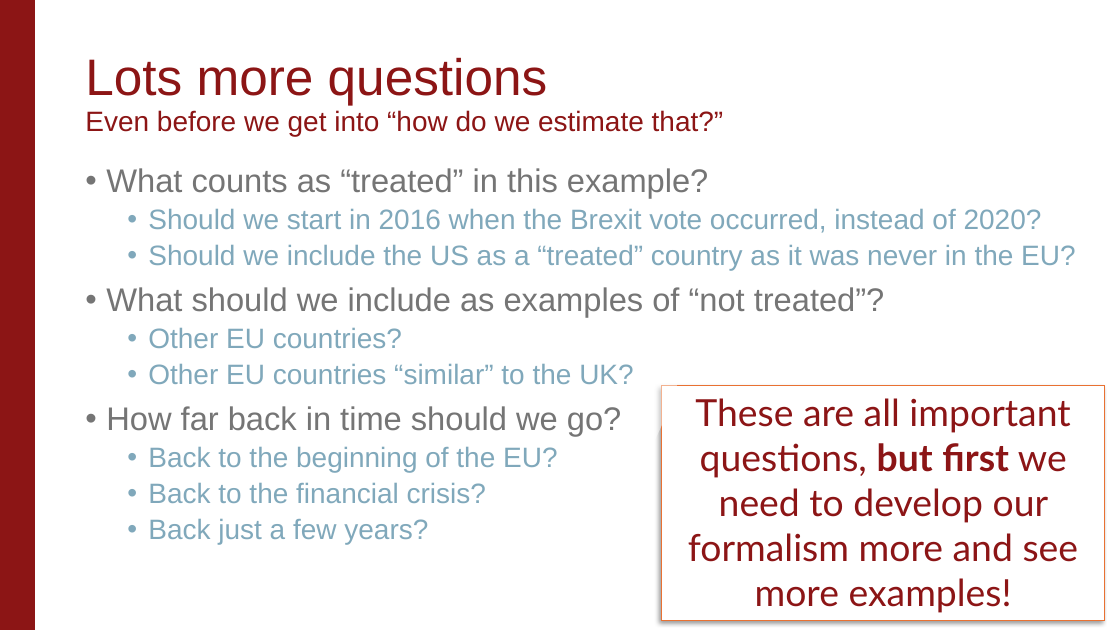
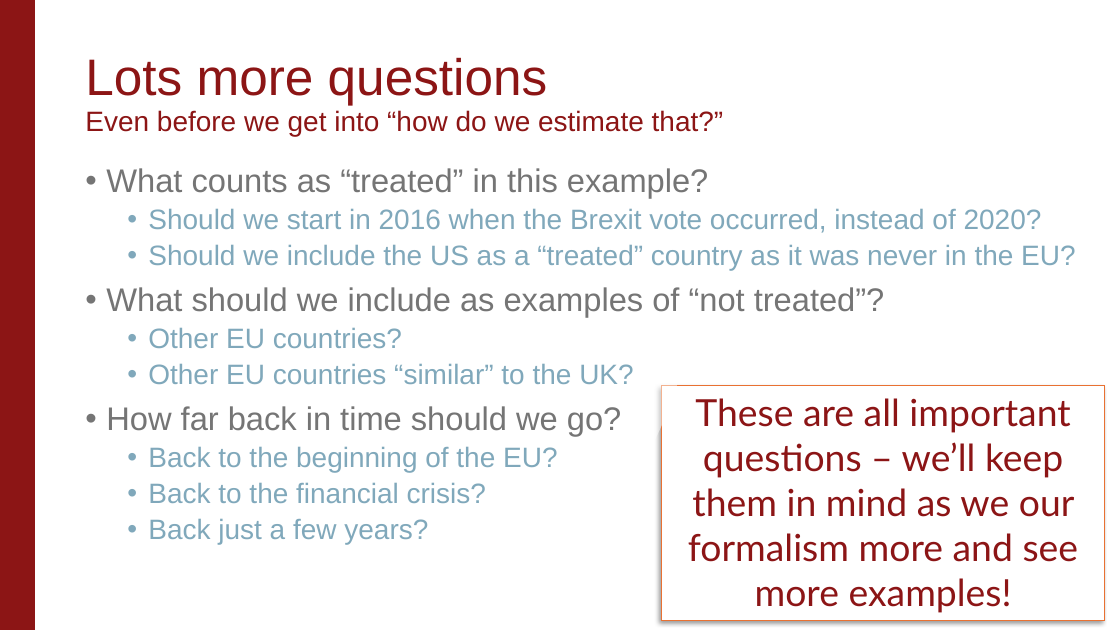
Before and after one commit to stanford-causal-inference-class/stanford-causal-inference-class.github.io, a slide deck: slide 10 of materials/lecture-slides/Unit4_Class1.pptx. Drawn at 1120x630 pixels with LibreOffice and Linux fonts; fonts in the diff are those of the drawing; background and template pictures are left out. Boxes give left, top, right and bottom in pixels: in the first picture for what was removed or moved away, otherwise in the second. Text is boxed around its words. In the diff, an @@ line names an element or a change of style, - is before the commit and + after.

```diff
--- a/materials/lecture-slides/Unit4_Class1.pptx
+++ b/materials/lecture-slides/Unit4_Class1.pptx
@@ text in rectangle at box(688, 398, 1079, 613): text changed @@
-These are all important questions, but first we need to develop our formalism more and see more examples!
+These are all important questions – we’ll keep them in mind as we our formalism more and see more examples!
```
Also in this commit, not shown: 1 other slide changed, 1 other file.
